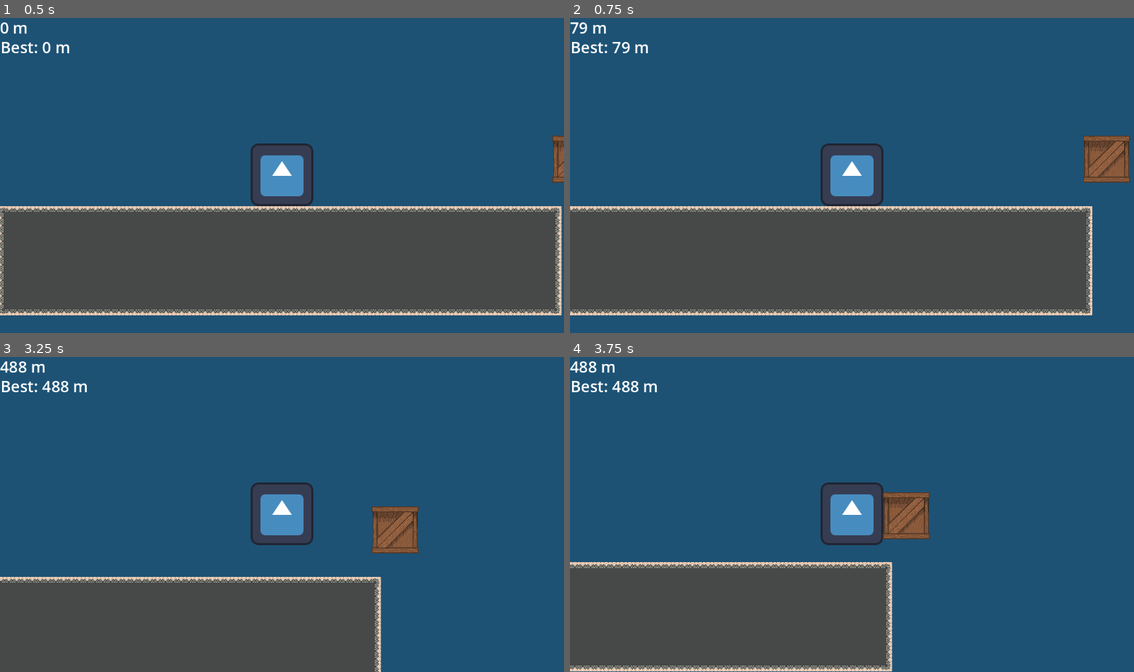
Above: before the commit, frames 1-4 (two rows, left to right).
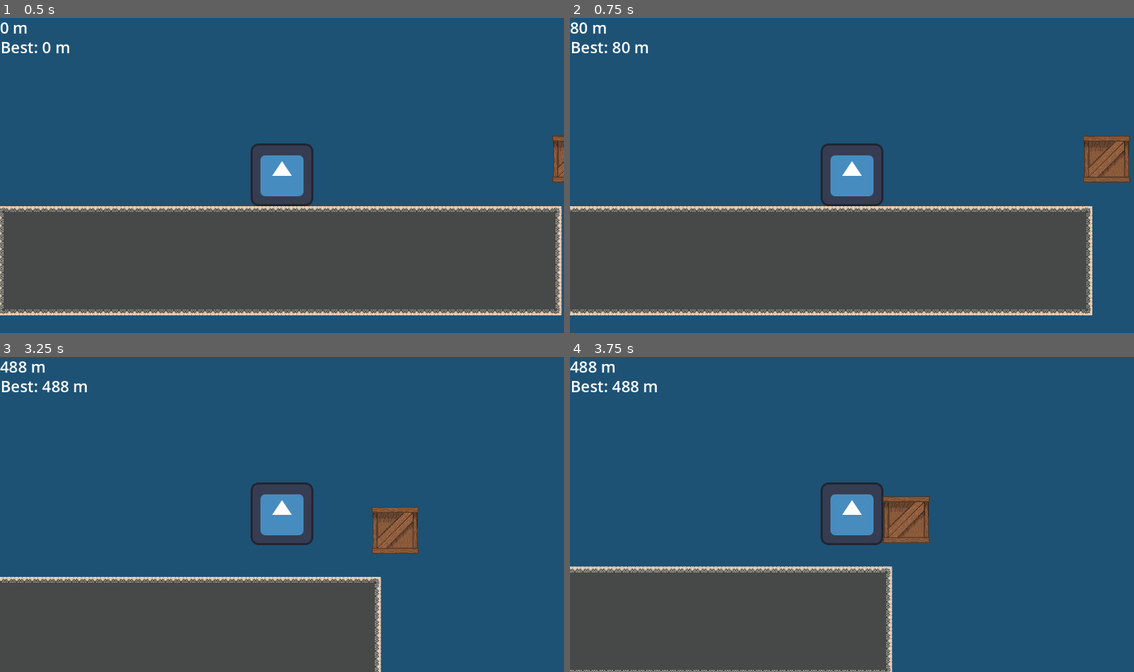
Above: after the commit, the same moments.

Repository: markalmax/Signal-that
Game: Godot game, scene res://main.tscn
Same seed, same stepped clock (60 frames per second), same inputs: the game is played once before the commit and once after it. The engine's default icon, where the game draws it, is replaced by a stand-in: a white triangle on a blue panel in a dark square.
Inputs (mouse positions are in pixels of both pictures, inside the frame that each line leads up to):
- Up to frame 1 (0.5 s): no input
- Up to frame 2 (0.75 s): tap Enter at 0.5 s; move the mouse to (976, 159) at 0.52 s; hold D (East) from 0.53 s (still down); click (976, 159) at 0.6 s
- Up to frame 3 (3.25 s): tap Space (Jump) at 0.77, 1.52, 3.02 s; right-click (406, 498) at 0.8 s; move the mouse to (169, 530) at 1.27 s; right-click (169, 530) at 1.35 s; click (169, 530) at 1.55 s; move the mouse to (338, 445) at 2.02 s; release D (East) at 2.03 s; hold A (West) 2.03-2.78 s; click (338, 445) at 2.1 s; right-click (338, 445) at 2.3 s; move the mouse to (253, 577) at 2.77 s; hold D (East) from 2.78 s (still down); right-click (253, 577) at 2.85 s; click (253, 577) at 3.05 s
- Up to frame 4 (3.75 s): keep holding D (East); move the mouse to (1021, 561) at 3.52 s; click (1021, 561) at 3.6 s

Frame 1 is identical in both runs. In frame 2, 0.1% of the frame differs, in the area x 0-11%, y 1-12%; in frame 3, 0.2%; in frame 4, 3.6%, in the area x 0-64%, y 42-100%.

Commit message:
added another hook and finalized game

Diff:
--- a/Scripts/TurretSpawn.gd
+++ b/Scripts/TurretSpawn.gd
@@ -4,7 +4,7 @@
 @export var spawn_interval: float = 600.0
 @export var spawn_ahead: float = 2000.0
 @export var random_offset: float = 150.0
-@export var turret_scene: PackedScene   # <-- Added this
+@export var turret_scene: PackedScene
 
 var last_spawn_x: float = 0.0
 var player_ref: Node2D
@@ -18,7 +18,6 @@
 		return
 	var player_x = player_ref.global_position.x
 
-	# keep spawning turrets ahead of the player
 	while last_spawn_x < player_x + spawn_ahead:
 		_spawn_turret(last_spawn_x + spawn_interval)
 		last_spawn_x += spawn_interval
--- a/Scripts/character_body_2d.gd
+++ b/Scripts/character_body_2d.gd
@@ -6,45 +6,72 @@
 @export var grapple_strength: float = 800.0
 @export var max_grapple_distance: float = 600.0
 
-var is_grappling: bool = false
-var grapple_point: Vector2
+var is_grappling_left: bool = false
+var grapple_point_left: Vector2
 
-@onready var rope: Line2D = $Line2D
-@onready var ray: RayCast2D = $RayCast2D
+var is_grappling_right: bool = false
+var grapple_point_right: Vector2
+
+@onready var rope_left: Line2D = $Line2
+@onready var rope_right: Line2D = $Line2D
+@onready var ray_left: RayCast2D = $RayCast2D
+@onready var ray_right: RayCast2D = $RayCast2
 
 func _physics_process(delta: float) -> void:
 	if Input.is_action_just_pressed("Grab"):
 		var dir = (get_global_mouse_position() - global_position).normalized()
-		ray.target_position = dir * max_grapple_distance
-		ray.force_raycast_update()
-		if ray.is_colliding():
-			is_grappling = true
-			grapple_point = ray.get_collision_point()
-		else:
-			is_grappling = false
+		ray_left.target_position = dir * max_grapple_distance
+		ray_left.force_raycast_update()
+		if ray_left.is_colliding():
+			is_grappling_left = true
+			grapple_point_left = ray_left.get_collision_point()
 	if Input.is_action_just_released("Grab"):
-		is_grappling = false
+		is_grappling_left = false
 
-	if is_grappling:
-		var dir = (grapple_point - global_position).normalized()
-		velocity += dir * grapple_strength * delta
+	if Input.is_action_just_pressed("Attack"):
+		var dir = (get_global_mouse_position() - global_position).normalized()
+		ray_right.target_position = dir * max_grapple_distance
+		ray_right.force_raycast_update()
+		if ray_right.is_colliding():
+			is_grappling_right = true
+			grapple_point_right = ray_right.get_collision_point()
+	if Input.is_action_just_released("Attack"):
+		is_grappling_right = false
+
+	if is_grappling_left:
+		var dir_left = (grapple_point_left - global_position).normalized()
+		velocity += dir_left * grapple_strength * delta
 		velocity.y += gravity * 0.2 * delta
-	else:
+	if is_grappling_right:
+		var dir_right = (grapple_point_right - global_position).normalized()
+		velocity += dir_right * grapple_strength * delta
+		velocity.y += gravity * 0.2 * delta
+
+	if not is_grappling_left and not is_grappling_right:
 		velocity.y += gravity * delta
+
 	if Input.is_action_pressed("Restart"):
 		get_tree().reload_current_scene()
 
 	if Input.is_action_just_pressed("Jump") and is_on_floor():
 		velocity.y = jump_power
+
 	var direction := Input.get_axis("West", "East")
 	if direction:
 		velocity.x = direction * speed
 	else:
 		velocity.x = move_toward(velocity.x, 0, speed)
-	if is_grappling:
-		rope.points = [to_local(global_position), to_local(grapple_point)]
-		rope.visible = true
+
+	if is_grappling_left:
+		rope_left.points = [to_local(global_position), to_local(grapple_point_left)]
+		rope_left.visible = true
 	else:
-		rope.visible = false
+		rope_left.visible = false
+
+	if is_grappling_right:
+		rope_right.points = [to_local(global_position), to_local(grapple_point_right)]
+		rope_right.visible = true
+	else:
+		rope_right.visible = false
 
 	move_and_slide()
--- a/main.tscn
+++ b/main.tscn
@@ -281,9 +281,13 @@
 [node name="Sprite2D" type="Sprite2D" parent="player"]
 texture = ExtResource("1_ig7tw")
 
+[node name="Line2" type="Line2D" parent="player"]
+
 [node name="Line2D" type="Line2D" parent="player"]
 
 [node name="RayCast2D" type="RayCast2D" parent="player"]
+
+[node name="RayCast2" type="RayCast2D" parent="player"]
 
 [node name="Camera2D" type="Camera2D" parent="player"]
 limit_smoothed = true
--- a/project.godot
+++ b/project.godot
@@ -101,6 +101,7 @@
 Restart={
 "deadzone": 0.2,
 "events": [Object(InputEventKey,"resource_local_to_scene":false,"resource_name":"","device":-1,"window_id":0,"alt_press …(192 unchanged characters)…
+, Object(InputEventKey,"resource_local_to_scene":false,"resource_name":"","device":-1,"window_id":0,"alt_pressed":false,"shift_pressed":false,"ctrl_pressed":false,"meta_pressed":false,"pressed":false,"keycode":0,"physical_keycode":4194305,"key_label":0,"unicode":0,"location":0,"echo":false,"script":null)
 ]
 }
 
